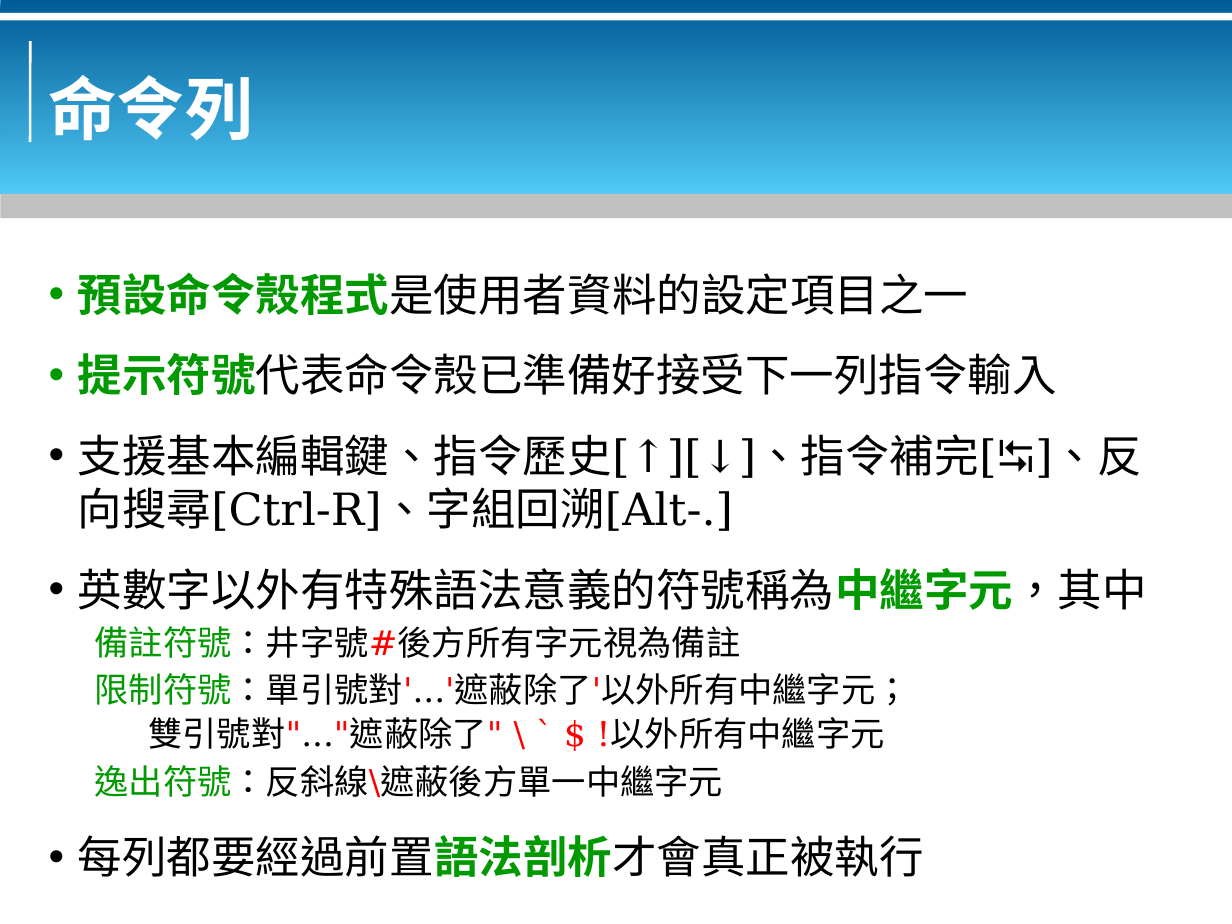
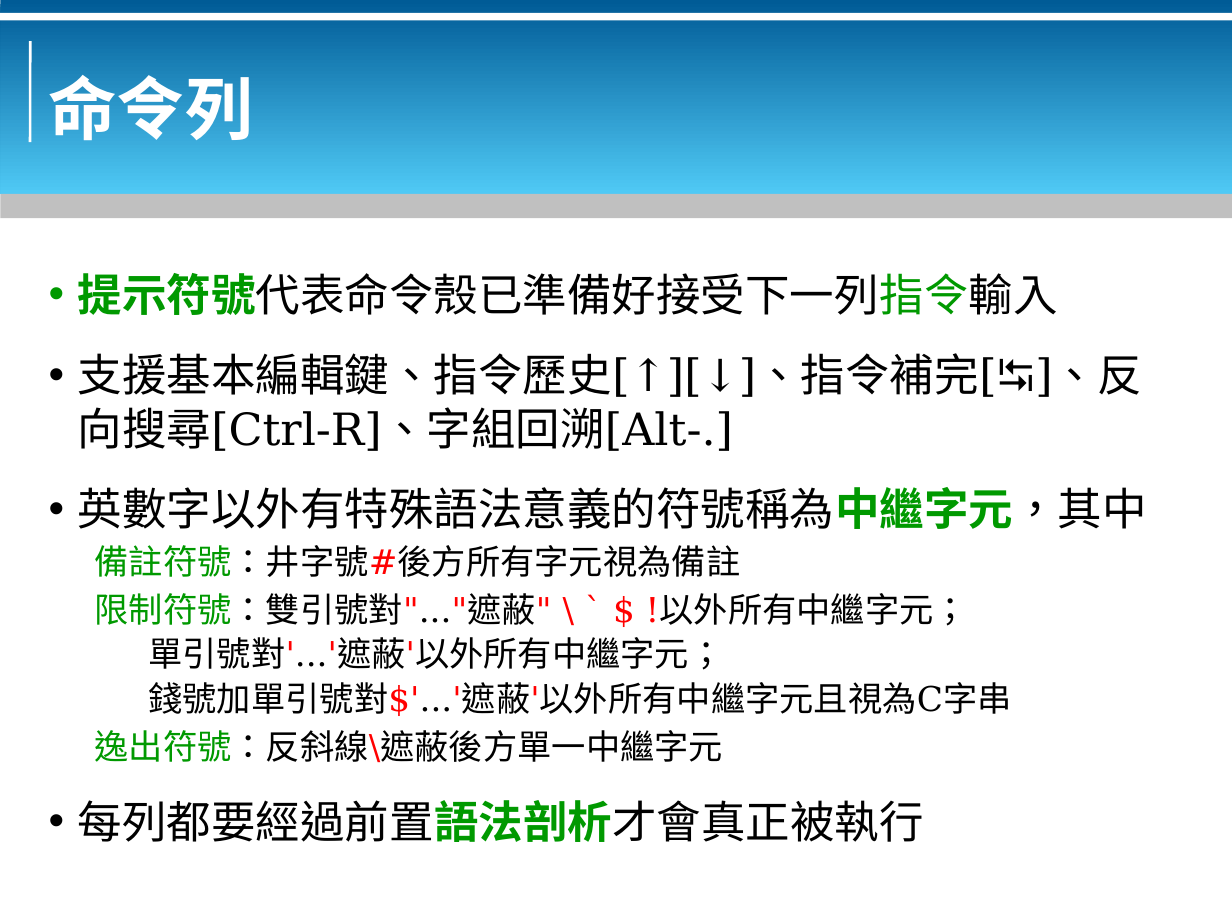
Before and after one commit to bluebat/.presentations, a slide deck: slide 6 of bash-basics.odp. Drawn at 1232x924 pixels with LibreOffice and Linux fonts; fonts in the diff are those of the drawing; background and template pictures are left out. Boxes give left, top, right and bottom in pixels: in the first picture for what was removed or moved away, otherwise in the second. Text is boxed around its words. In the diff, an @@ line names an element or a change of style, - is before the commit and + after.

```diff
--- a/bash-basics.odp
+++ b/bash-basics.odp
@@ text at box(78, 272, 968, 315): paragraph removed @@
-• 預設命令殼程式是使用者資料的設定項目之一
@@ text at box(78, 273, 1058, 315): text colour #000000 to #009900 in "提示符號代表命令殼已準備好接受下一列指令輸入" @@
@@ text at box(94, 593, 1011, 716): text changed @@
-限制符號：單引號對'...'遮蔽除了'以外所有中繼字元；
-雙引號對"..."遮蔽除了" \ ` $ !以外所有中繼字元
+限制符號：雙引號對"..."遮蔽" \ ` $ !以外所有中繼字元；
+單引號對'...'遮蔽'以外所有中繼字元；
+錢號加單引號對$'...'遮蔽'以外所有中繼字元且視為C字串
```
Also in this commit, not shown: 15 other slides changed, 2 other files.
